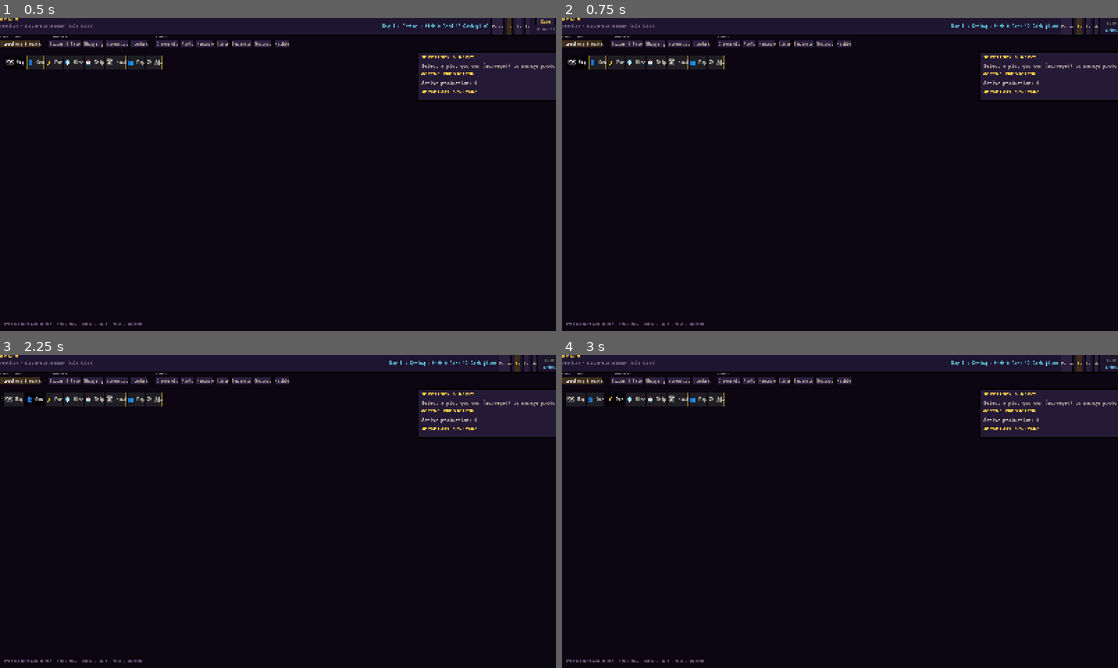
Above: before the commit, frames 1-4 (two rows, left to right).
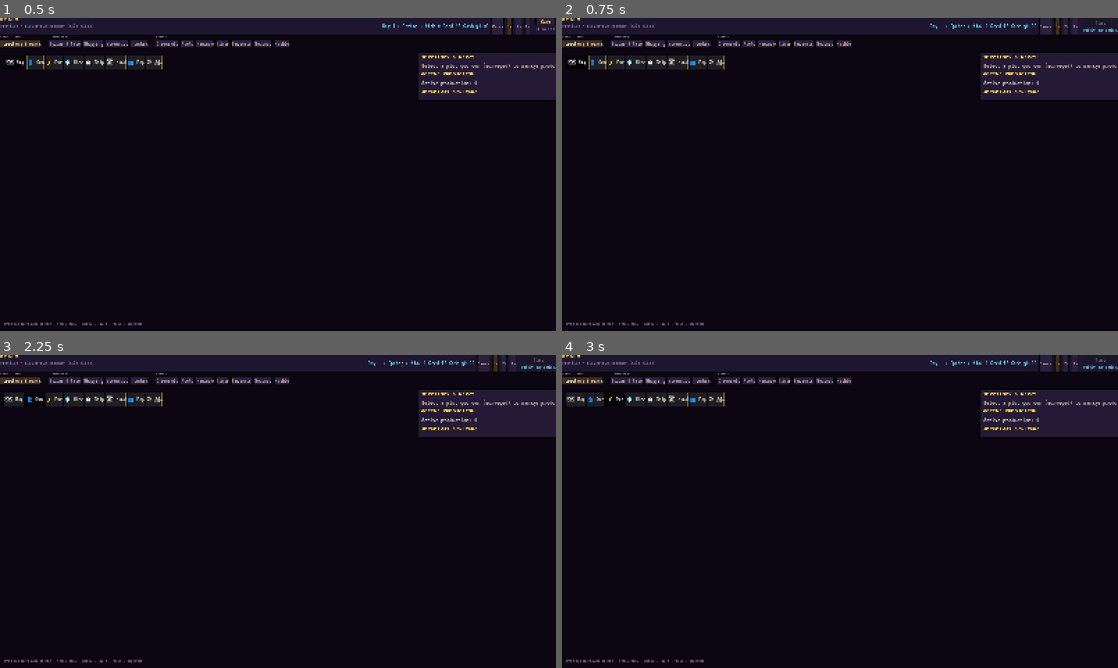
Above: after the commit, the same moments.

Repository: at6132/econ
Game: Godot game, scene res://scenes/Main.tscn
Same seed, same stepped clock (60 frames per second), same inputs: the game is played once before the commit and once after it. This scene is started directly instead of the project's main scene.
Inputs:
- Up to frame 1 (0.5 s): no input
- Up to frame 2 (0.75 s): click "Save" at 0.5 s
- Up to frame 3 (2.25 s): click "🗺 Map" at 1.25 s; click "👤 Own" at 2 s
- Up to frame 4 (3 s): click "⚡ Pwr" at 2.75 s

Frame 1 is identical in both runs. In frame 2, 0.4% of the frame differs, in the area x 66-100%, y 0-6%; in frame 3, 0.4%; in frame 4, 0.4%.

Commit message:
fix(solo): thread autosave and persistence over socket port 9000
Disable FastAPI lifespan autosave in solo mode; run wall-clock autosave on a
daemon thread. Godot save/list waits for the engine and shows real errors
instead of misleading uvicorn-on-8000 copy.

Co-authored-by: Cursor <cursoragent@cursor.com>

Diff:
--- a/realm_client/autoloads/Transport.gd
+++ b/realm_client/autoloads/Transport.gd
@@ -109,6 +109,7 @@
 		_connect_attempts += 1
 		if _connect_attempts >= MAX_CONNECT_ATTEMPTS:
 			push_error("Transport: could not connect to solo engine on %s:%d" % [SOLO_HOST, SOLO_PORT])
+			_fail_queued_requests("solo engine not running (port %d)" % SOLO_PORT)
 			engine_error.emit("Socket connect failed")
 			return
 		await get_tree().create_timer(0.25).timeout
@@ -237,6 +238,13 @@
 	_safe_call(cb, {"ok": false, "reason": reason})
 
 
+func _fail_queued_requests(reason: String) -> void:
+	var fail := {"ok": false, "reason": reason}
+	while not _queued.is_empty():
+		var item: Array = _queued.pop_front()
+		_safe_call(item[3] as Callable, fail)
+
+
 func _http_get(endpoint: String, callback: Callable) -> void:
 	var h := HTTPRequest.new()
 	add_child(h)
--- a/realm_client/scenes/GameHome.gd
+++ b/realm_client/scenes/GameHome.gd
@@ -352,7 +352,11 @@
 		func(data: Dictionary) -> void:
 			if not bool(data.get("ok", false)):
 				var err := Label.new()
-				err.text = "Could not list saves (is the local engine running?)."
+				var reason := str(data.get("reason", "")).strip_edges()
+				if reason.is_empty():
+					err.text = "Could not list saves (solo engine on port 9000 not reachable)."
+				else:
+					err.text = "Could not list saves: %s" % reason
 				err.add_theme_color_override("font_color", RealmColors.WARN)
 				_saves_vbox.add_child(err)
 				return
--- a/realm_client/scenes/shell/CommandShell.gd
+++ b/realm_client/scenes/shell/CommandShell.gd
@@ -46,8 +46,15 @@
 	_status_timer.autostart = true
 	_status_timer.timeout.connect(_refresh_save_status)
 	add_child(_status_timer)
-	_refresh_save_status()
+	_begin_save_status_poll()
 	set_process(true)
+
+
+func _begin_save_status_poll() -> void:
+	if Transport.mode == Transport.Mode.SOLO and not Transport.is_engine_ready():
+		Transport.engine_ready.connect(_refresh_save_status, CONNECT_ONE_SHOT)
+	else:
+		_refresh_save_status()
 
 
 ## Pause / 1× / 2× / 4× chips in the top strip. All call ``POST /sim/control``
@@ -283,12 +290,19 @@
 
 
 func _on_save_pressed() -> void:
+	_run_save()
+
+
+func _run_save() -> void:
 	if _saving:
 		return
 	_saving = true
 	save_button.disabled = true
 	save_status.text = "saving…"
 	save_status.add_theme_color_override("font_color", RealmColors.MAGIC)
+	if Transport.mode == Transport.Mode.SOLO and not Transport.is_engine_ready():
+		save_status.text = "waiting for engine…"
+		await Transport.engine_ready
 	var on_saved := func(data: Dictionary) -> void:
 		_saving = false
 		save_button.disabled = false
@@ -300,8 +314,19 @@
 			_refresh_save_label()
 		else:
 			save_status.add_theme_color_override("font_color", RealmColors.DANGER)
-			save_status.text = "save failed (API on 8000?)"
+			save_status.text = _save_failure_message(data)
 	API.save_game(on_saved, SAVE_SLOT)
+
+
+func _save_failure_message(data: Dictionary) -> String:
+	if data.is_empty():
+		if Transport.mode == Transport.Mode.SOLO:
+			return "save failed — solo engine not reachable (port 9000)"
+		return "save failed — server not reachable"
+	var reason := str(data.get("reason", "")).strip_edges()
+	if reason.is_empty():
+		return "save failed"
+	return "save failed: %s" % reason
 
 
 func _refresh_save_status() -> void:
Not shown, changed: engine/realm/api/app.py
Not shown, changed: engine/realm/api/socket_server.py
Not shown, changed: engine/realm_solo.py
Not shown, changed: engine/tests/api/test_socket_server.py
